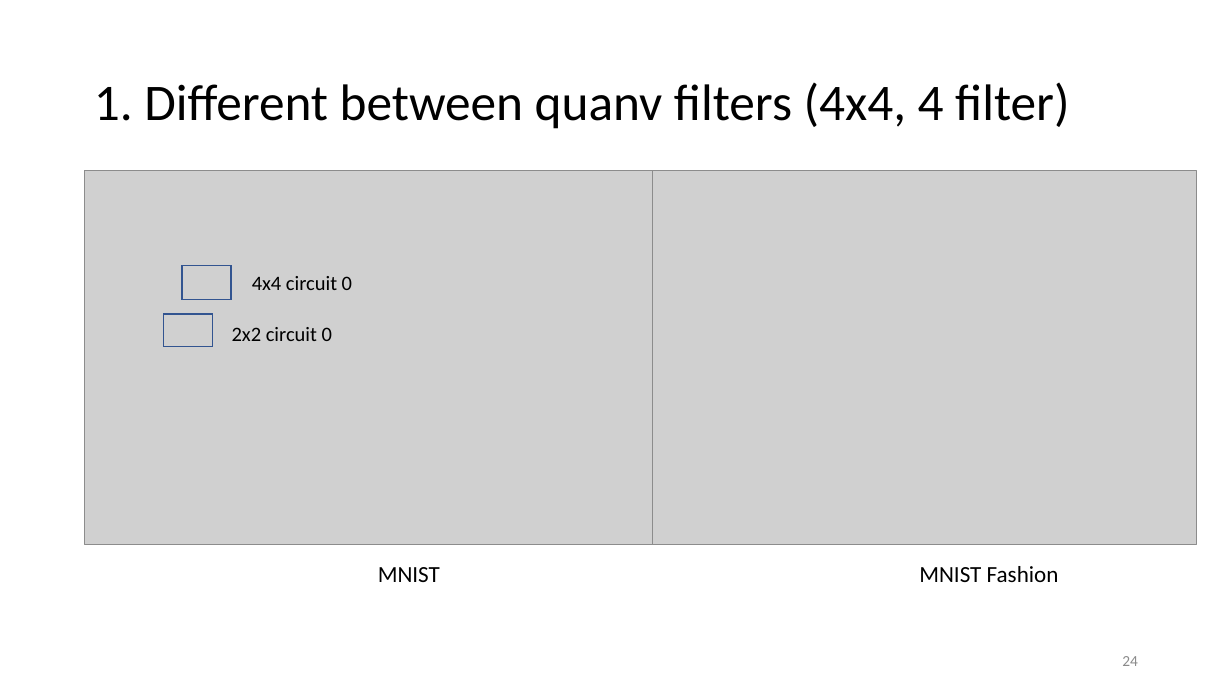
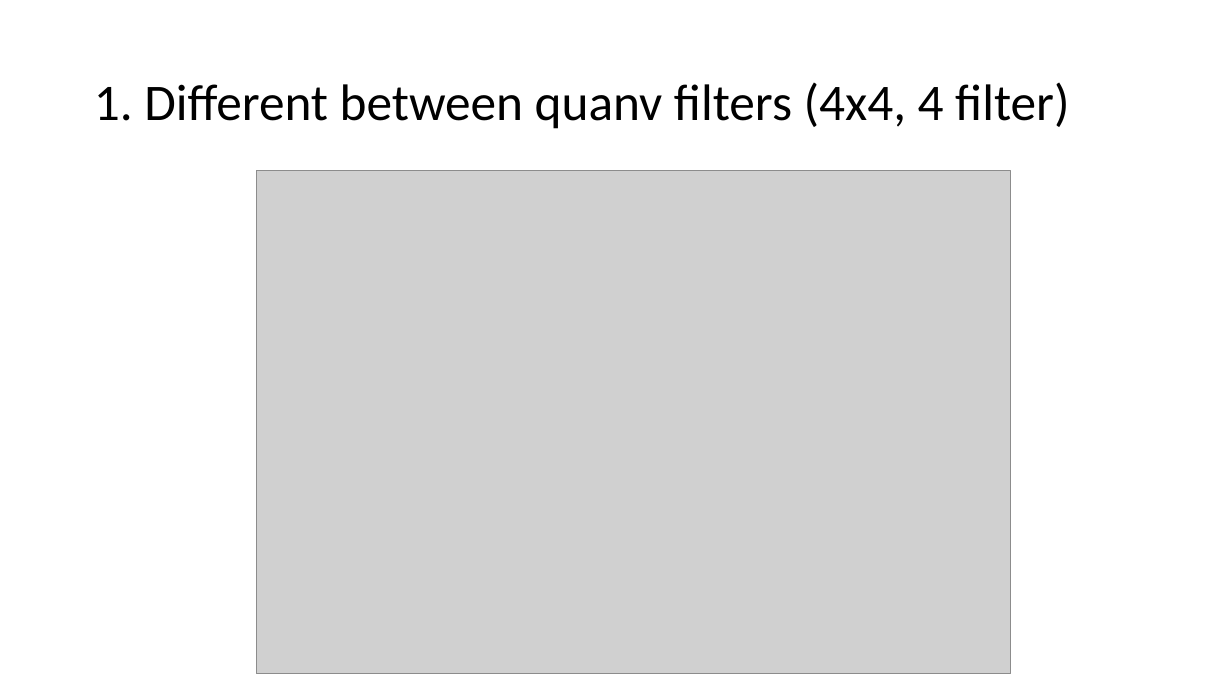
Before and after one commit to vutuanhai237/DynamicQNN, a slide deck: slide 16 of thesis/Quanvolutional neural network.pptx (slide 24 before the commit). Drawn at 1232x693 pixels with LibreOffice and Linux fonts; fonts in the diff are those of the drawing; grey boxes stand for pictures. Boxes give left, top, right and bottom in pixels: in the first picture for what was removed or moved away, otherwise in the second. Text is boxed around its words. In the diff, an @@ line names an element or a change of style, - is before the commit and + after.

```diff
--- a/thesis/Quanvolutional neural network.pptx
+++ b/thesis/Quanvolutional neural network.pptx
@@ picture removed at [85, 171, 653, 545] @@
@@ picture added at [256, 171, 1011, 674] @@
@@ picture removed at [653, 171, 1196, 545] @@
@@ rectangle removed at [182, 265, 231, 299] @@
@@ text removed at [252, 276, 352, 290] @@
-4x4 circuit 0
@@ rectangle removed at [164, 314, 213, 347] @@
@@ text removed at [232, 327, 332, 341] @@
-2x2 circuit 0
@@ text removed at [378, 567, 440, 582] @@
-MNIST
@@ text removed at [919, 566, 1059, 582] @@
-MNIST Fashion
@@ page number removed at [1122, 656, 1138, 666] @@
-24
```
Also in this commit, not shown: 11 other slides changed, 3 slides added, 10 slides removed.
